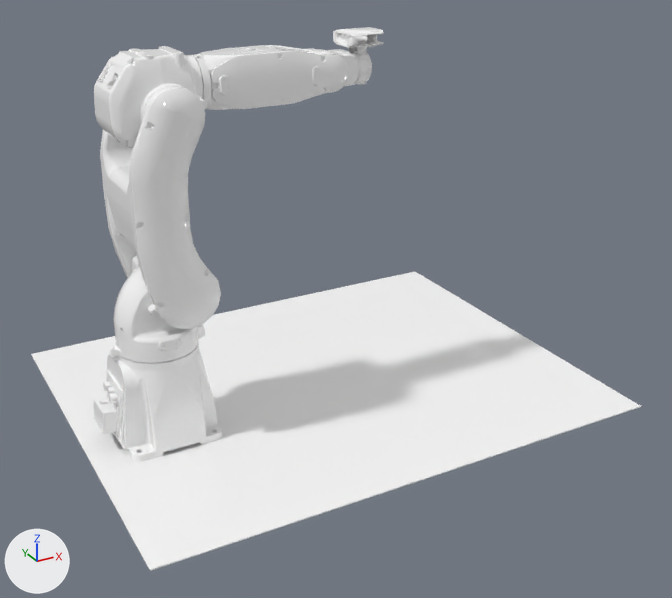
A saved change to the FBX model RoboSim/RobotStandard/Yaskawa-gp8-113k.fbx.
The view is the same before and after, from a 50 mm camera at (-5.1, -16.77, 7.23) aimed at (3.94, -0.34, -0.98). Lighting does not change. The marker at lower left points along +X, +Y and +Z. Where no turn or scale is listed for an object, it has been applied to the vertices. Vertices at the same position are counted once.

Script lines for the objects in view, before the commit:
```python
me_rbsimbase_4 = bpy.data.meshes.new('RBSIMBase_4')
me_rbsimbase_4.from_pydata(...)  # 899 vertices, 1541 faces; spans x 1.12..4.21, y -0.46..0.66, z 3.4..4.42
me_rbsimbase_4.materials.append(mat_material_2)  # white #fdfdfd
me_rbsimbase_7 = bpy.data.meshes.new('RBSIMBase_7')
me_rbsimbase_7.from_pydata(...)  # 129 vertices, 243 faces; spans x 4.31..5.129, y -0.314..0.469, z 4.184..4.642
me_rbsimbase_7.materials.append(mat_material_1)  # white #fdfdfd
me_table_2 = bpy.data.meshes.new('table 2')
me_table_2.from_pydata(...)  # a box spanning x -1.76..9.64, y -4.14..5.06, z -3.37..-3.35
me_table_2.materials.append(mat_material_1_2)  # white #fdfdfd
ob_rbsimbase_4 = bpy.data.objects.new('RBSIMBase_4', me_rbsimbase_4)
ob_rbsimbase_4.location = (0.0, 0.0, 0.0)
ob_rbsimbase_7 = bpy.data.objects.new('RBSIMBase_7', me_rbsimbase_7)
ob_rbsimbase_7.location = (0.0, 0.0, 0.0)
ob_table_2 = bpy.data.objects.new('table 2', me_table_2)
ob_table_2.location = (0.0, 0.0, 0.0)
# also in view: 'RBSIMBase_0' at (-0.2, 0.09, -2.27); 'RBSIMBase_2' at (0.25, 0.1, 1.69); 'RBSIMBase_3' at (0.22, 0.08, 3.75); 'RBSIMBase_1' at (0.01, 0.1, -0.36)
```
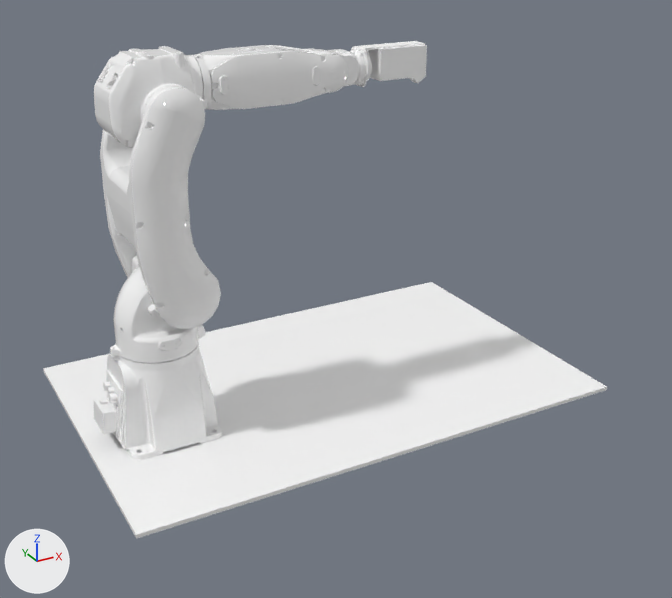
The change, as a diff of the scene's bpy script:
```diff
--- a/RoboSim/RobotStandard/Yaskawa-gp8-113k.fbx.py
+++ b/RoboSim/RobotStandard/Yaskawa-gp8-113k.fbx.py
@@ me_rbsimbase_7 @@
 # used by ob_rbsimbase_7; location = (0.0, 0.0, 0.0)
-me_rbsimbase_7.from_pydata(...)  # 129 vertices, 243 faces; spans x 4.31..5.129, y -0.314..0.469, z 4.184..4.642
+me_rbsimbase_7.from_pydata(...)  # 303 vertices, 455 faces; spans x 4.698..6.211, y -0.286..0.482, z 3.501..4.294
+# me_rbsimbase_7 part 1: 129 vertices removed from x 4.31..5.129, y -0.314..0.469, z 4.184..4.642; 303 vertices added at x 4.698..6.211, y -0.286..0.482, z 3.501..4.294
+# me_rbsimbase_7 part 2: the surface is now shaded flat
 me_rbsimbase_7.materials.append(mat_material_1)
@@ me_table_2 @@
 me_table_2.from_pydata(...)  # 8 vertices, 12 faces; spans x -1.76..9.64, y -4.14..5.06, z -3.37..-3.35
 # used by ob_table_2; location = (0.0, 0.0, 0.0)
+# me_table_2 part 3: the whole mesh is scaled about its middle by (0.987, 0.785, 4.28)
 me_table_2.materials.append(mat_material_1_2)
```

Location of each change, [x1, y1, x2, y2] in pixels of the pictures (672 x 598 px):
'table 2', mesh rescaled (8% narrower, 14% shorter): before [31, 272, 641, 571]; after [43, 282, 607, 539]
'RBSIMBase_7', reshaped (46% wider, 62% taller): before [333, 27, 384, 55]; after [352, 41, 427, 87]
part 1 of me_rbsimbase_7, built on: before [333, 27, 384, 55]; after [352, 41, 427, 87]
